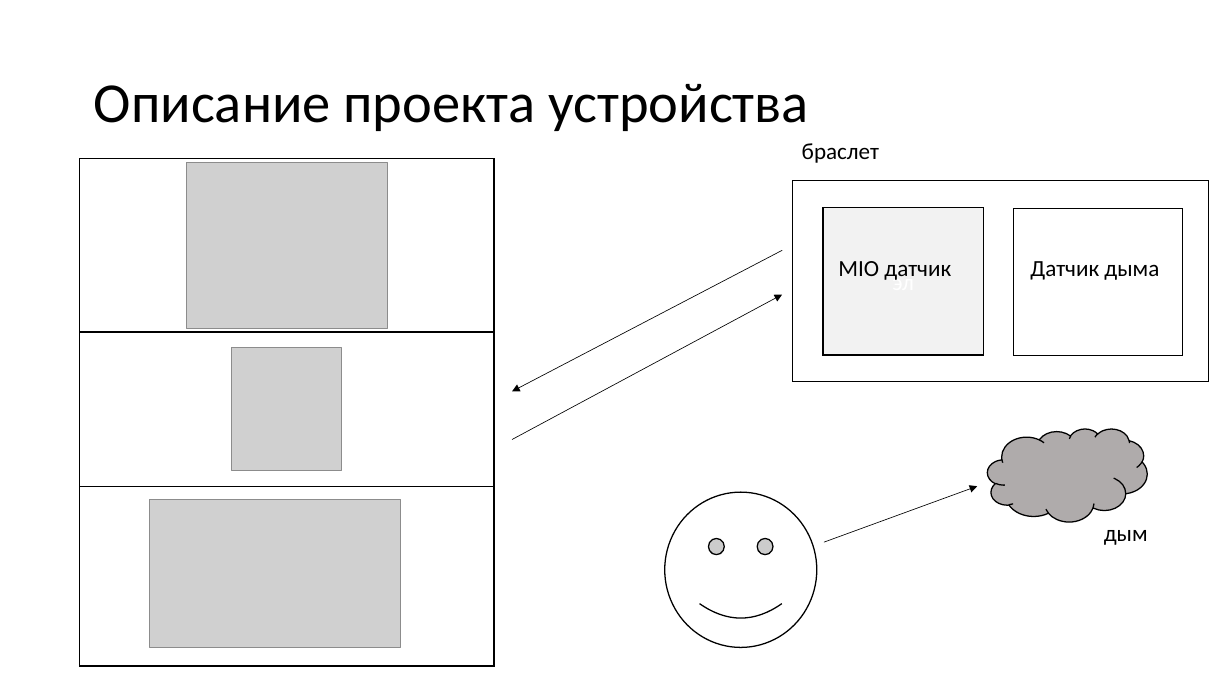
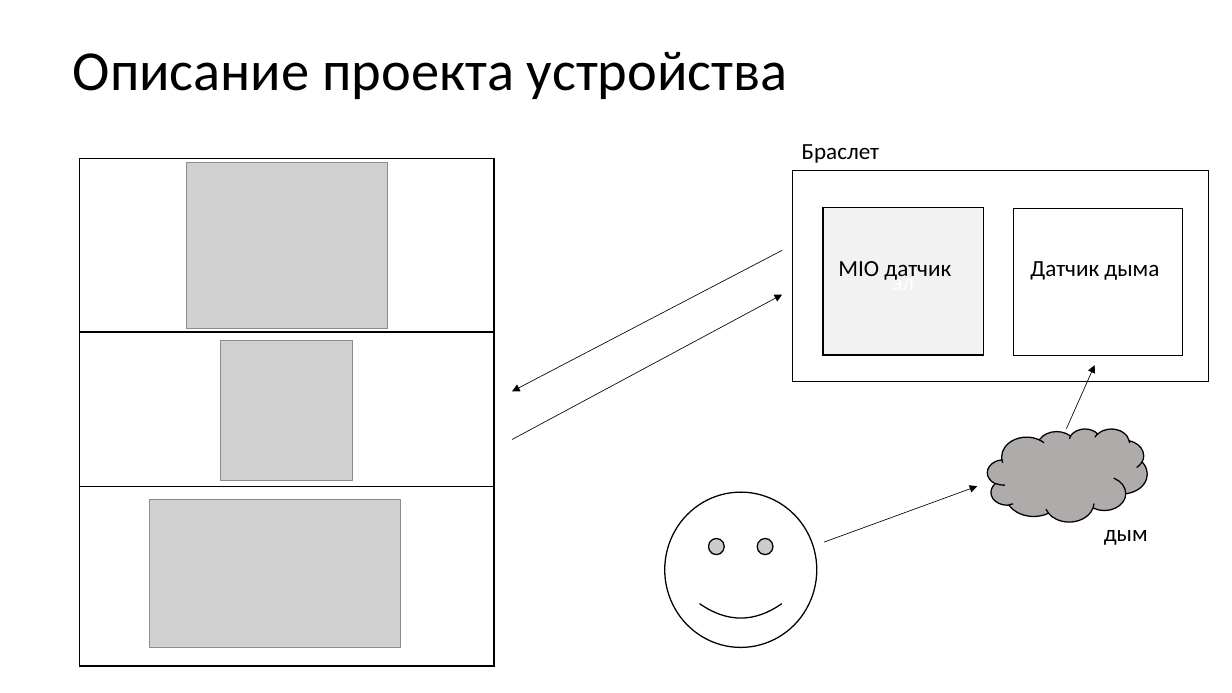
Before and after one commit to pepellsd/diplom, a slide deck: slide 5 of presentation.pptx. Drawn at 1232x693 pixels with LibreOffice and Linux fonts; fonts in the diff are those of the drawing; grey boxes stand for pictures. Boxes give left, top, right and bottom in pixels: in the first picture for what was removed or moved away, otherwise in the second. Text is boxed around its words. In the diff, an @@ line names an element or a change of style, - is before the commit and + after.

```diff
--- a/presentation.pptx
+++ b/presentation.pptx
@@ title "Описание проекта устройства": place and size @@
-title "Описание проекта устройства" at bbox=[94, 84, 809, 131]
+title "Описание проекта устройства" at bbox=[73, 52, 788, 99]
@@ text at bbox=[802, 144, 879, 163]: text changed @@
-браслет
+Браслет
@@ rectangle: place and size @@
-rectangle at bbox=[793, 181, 1209, 382]
+rectangle at bbox=[793, 171, 1209, 382]
@@ picture: place and size @@
-picture at bbox=[232, 348, 342, 470]
+picture at bbox=[221, 340, 353, 481]
@@ arrow added from (1067, 429) to (1095, 365), #000000 0.5 pt @@
```
Also in this commit, not shown: 6 other slides changed, 3 slides added, 4 slides removed.
